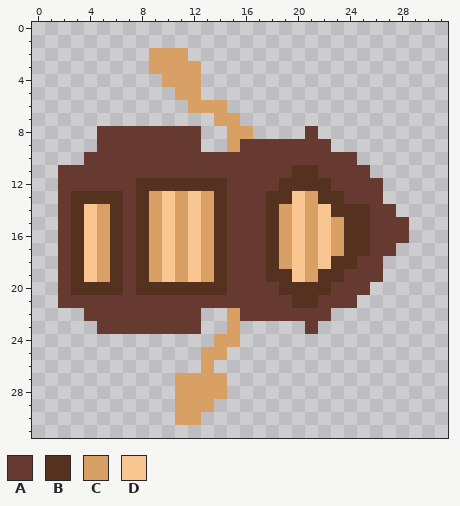
File history of a pixel-art sprite, Assets/kepek/Enemy/Hajo.png. The picture above is the old version.
The file is 32x32 pixels.
Palette (. is transparent): A #663931  B #55311f  C #d9a066  D #f9c590
Pixels before, first column x 2:
 2 .......CCC.................
 3 .......CCCC................
 4 ........CCC................
 5 .........CC................
 6 ..........CCC..............
 7 ............CC.............
 8 ...AAAAAAAA..CC....A.......
 9 ...AAAAAAAA..CAAAAAAA......
10 ..AAAAAAAAAAAAAAAAAAAAA....
11 AAAAAAAAAAAAAAAAAABBAAAA...
12 AAAAAABBBBBBBAAAABBBBAAAA..
13 ABBBBABCDCDCBAAABBDCBBAAA..
14 ABDCBABCDCDCBAAABCDCDBBBAA.
15 ABDCBABCDCDCBAAABCDCDCBBAAA
16 ABDCBABCDCDCBAAABCDCDCBBAAA
17 ABDCBABCDCDCBAAABCDCDCBBAA.
18 ABDCBABCDCDCBAAABCDCDBBAA..
19 ABDCBABCDCDCBAAABBDCBBAAA..
20 ABBBBABBBBBBBAAAABBBBAAA...
21 AAAAAAAAAAAAAAAAAABBAAA....
22 ..AAAAAAAAA..CAAAAAAA......
23 ...AAAAAAAA..C.....A.......
24 ............CC.............
25 ...........CC..............
26 ...........C...............
27 .........CCCC..............
28 .........CCCC..............
29 .........CCC...............
30 .........CC................
New version:
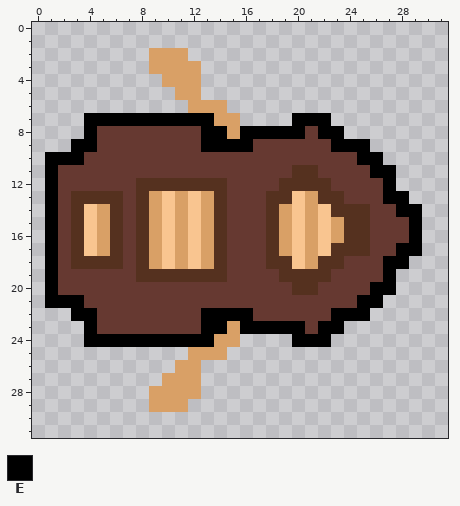
Colours new in this view: E #000000
Change:
{"y":7,"x":4,"old":"..........","new":"EEEEEEEEEE"}
{"y":7,"x":20,"old":"...","new":"EEE"}
{"y":8,"x":4,"old":".","new":"E"}
{"y":8,"x":13,"old":"..","new":"EE"}
{"y":8,"x":16,"old":"C....","new":"EEEEE"}
{"y":8,"x":22,"old":"..","new":"EE"}
{"y":9,"x":3,"old":"..","new":"EE"}
{"y":9,"x":13,"old":"..CA","new":"EEEE"}
{"y":9,"x":23,"old":"...","new":"EEE"}
{"y":10,"x":1,"old":"...","new":"EEE"}
{"y":10,"x":25,"old":"..","new":"EE"}
{"y":11,"x":1,"old":".","new":"E"}
{"y":11,"x":26,"old":"..","new":"EE"}
{"y":12,"x":1,"old":".","new":"E"}
{"y":12,"x":27,"old":".","new":"E"}
{"y":13,"x":1,"old":".","new":"E"}
{"y":13,"x":27,"old":"..","new":"EE"}
{"y":14,"x":1,"old":".","new":"E"}
{"y":14,"x":28,"old":"..","new":"EE"}
{"y":15,"x":1,"old":".","new":"E"}
{"y":15,"x":29,"old":".","new":"E"}
{"y":16,"x":1,"old":".","new":"E"}
{"y":16,"x":29,"old":".","new":"E"}
{"y":17,"x":1,"old":".","new":"E"}
{"y":17,"x":23,"old":"C","new":"B"}
{"y":17,"x":28,"old":"..","new":"EE"}
{"y":18,"x":1,"old":".","new":"E"}
{"y":18,"x":4,"old":"DC","new":"BB"}
{"y":18,"x":19,"old":"C","new":"B"}
{"y":18,"x":22,"old":"D","new":"B"}
{"y":18,"x":24,"old":"B","new":"A"}
{"y":18,"x":27,"old":"..","new":"EE"}
{"y":19,"x":1,"old":".","new":"E"}
{"y":19,"x":3,"old":"BDCB","new":"AAAA"}
{"y":19,"x":9,"old":"CDCDC","new":"BBBBB"}
{"y":19,"x":18,"old":"B","new":"A"}
{"y":19,"x":20,"old":"DC","new":"BB"}
{"y":19,"x":23,"old":"B","new":"A"}
{"y":19,"x":27,"old":".","new":"E"}
{"y":20,"x":1,"old":".","new":"E"}
{"y":20,"x":3,"old":"BBBB","new":"AAAA"}
{"y":20,"x":8,"old":"BBBBBBB","new":"AAAAAAA"}
{"y":20,"x":19,"old":"B","new":"A"}
{"y":20,"x":22,"old":"B","new":"A"}
{"y":20,"x":26,"old":"..","new":"EE"}
{"y":21,"x":1,"old":".AA","new":"EEE"}
{"y":21,"x":20,"old":"BB","new":"AA"}
{"y":21,"x":25,"old":"..","new":"EE"}
{"y":22,"x":3,"old":".A","new":"EE"}
{"y":22,"x":13,"old":"..CA","new":"EEEE"}
{"y":22,"x":23,"old":"...","new":"EEE"}
{"y":23,"x":4,"old":".","new":"E"}
{"y":23,"x":13,"old":"..","new":"EE"}
{"y":23,"x":16,"old":".....","new":"EEEEE"}
{"y":23,"x":22,"old":"..","new":"EE"}
{"y":24,"x":4,"old":"..........","new":"EEEEEEEEEE"}
{"y":24,"x":20,"old":"...","new":"EEE"}
{"y":25,"x":12,"old":".","new":"C"}
{"y":26,"x":11,"old":"..C","new":"CC."}
{"y":27,"x":10,"old":".","new":"C"}
{"y":27,"x":13,"old":"CC","new":".."}
{"y":28,"x":9,"old":"..","new":"CC"}
{"y":28,"x":13,"old":"CC","new":".."}
{"y":29,"x":9,"old":"..","new":"CC"}
{"y":29,"x":12,"old":"CC","new":".."}
{"y":30,"x":11,"old":"CC","new":".."}
{"label":"changed","picture_box":[45,113,422,425]}
